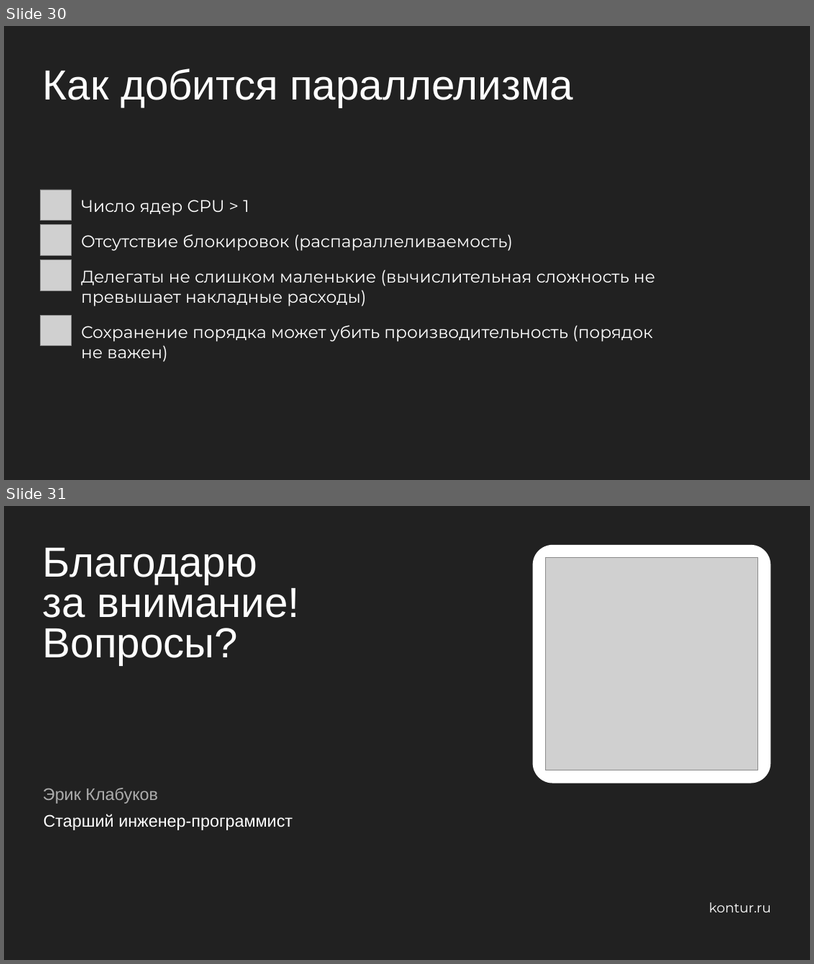
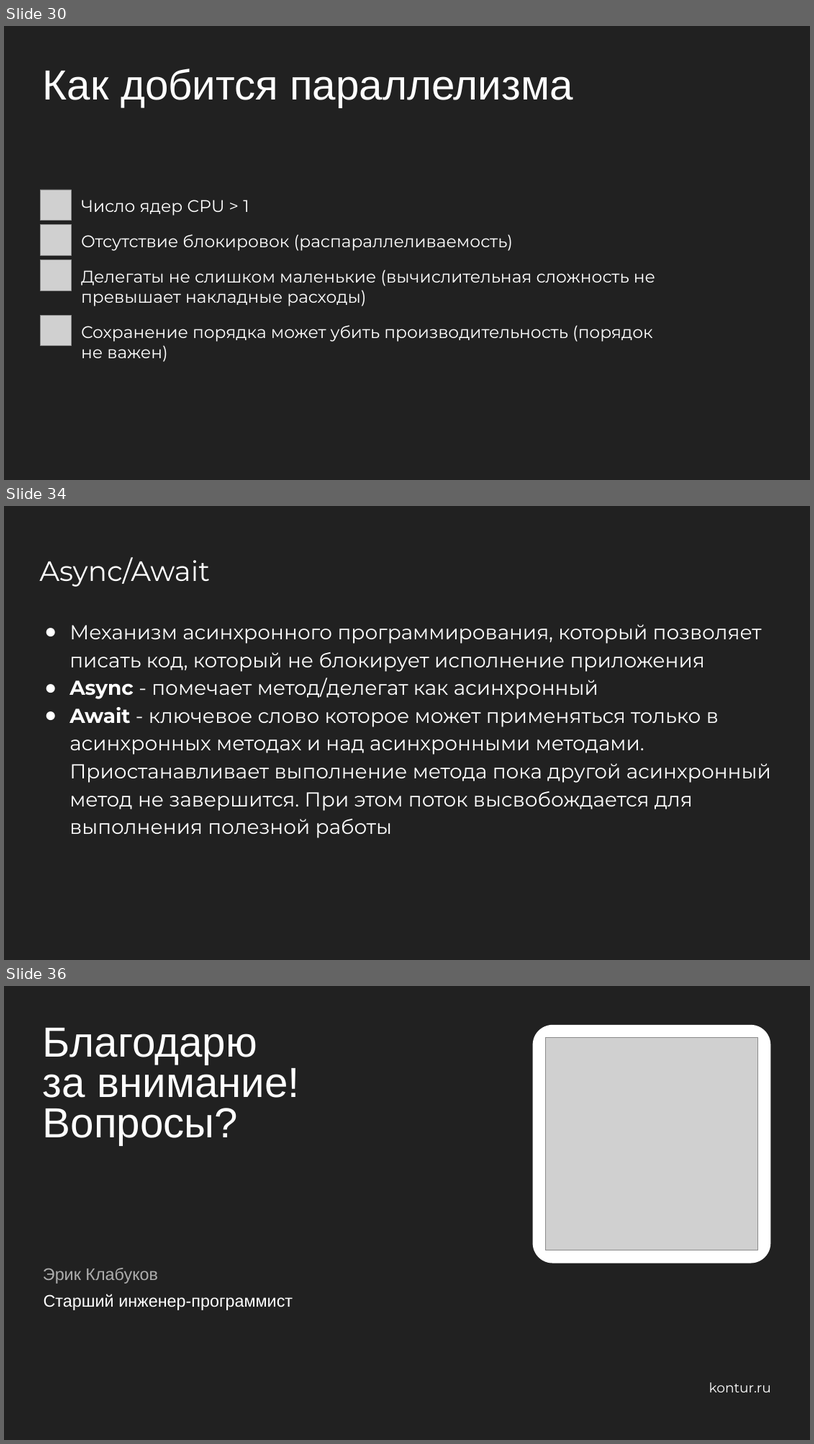
Before and after one commit to kontur-courses/multithread-async, a slide deck: Multithread-async.pptx. Shown one above the other, each under a label of ours: slides 30 and 31 before the commit, slides 30, 34 and 36 after it; the slides between them are not shown. The pictures are 814x964 and 814x1444 pixels, drawn with LibreOffice and Linux fonts; fonts in the diff are those of the drawing; grey boxes stand for pictures; background and template pictures are left out. Boxes give left, top, right and bottom in pixels: in the first picture for what was removed or moved away, otherwise in the second. Text is boxed around its words. In the diff, an @@ line names an element or a change of style, - is before the commit and + after.

Commit message:
Добавил слайды про TPL (что это, почему желательнее использовать асинхронные операции, класс Task, async await и разбор работы асинхронного метода с асинхронной операцией)

```diff
--- a/Multithread-async.pptx
+++ b/Multithread-async.pptx
@@ slide 34 added at [4, 506, 810, 960], background #212121 @@
@@ title added at [39, 557, 210, 587], 33.3 pt, text #FFFFFF @@
+Async/Await
@@ text added at [70, 624, 772, 838], 24 pt, text #FFFFFF @@
+● Механизм асинхронного программирования, который позволяет писать код, который не блокирует исполнение приложения
+● Async - помечает метод/делегат как асинхронный
+● Await - ключевое слово которое может применяться только в асинхронных методах и над асинхронными методами. Приостанавливает выполнение метода пока другой асинхронный метод не завершится. При этом поток высвобождается для выполнения полезной работы
@@ what was slide 31 is now slide 36 @@
```
Also in this commit, not shown: 14 slides changed, 4 other slides added.
